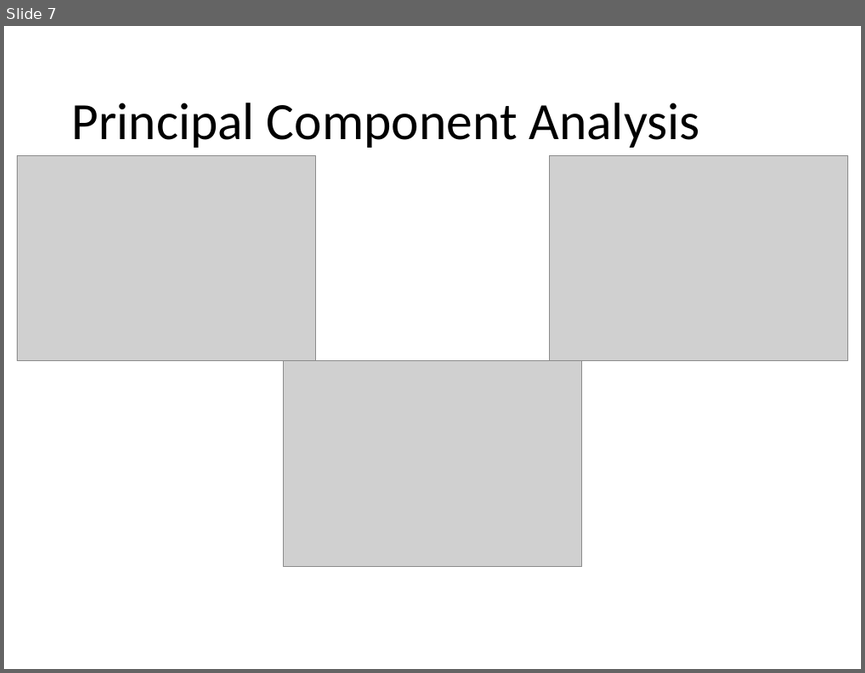
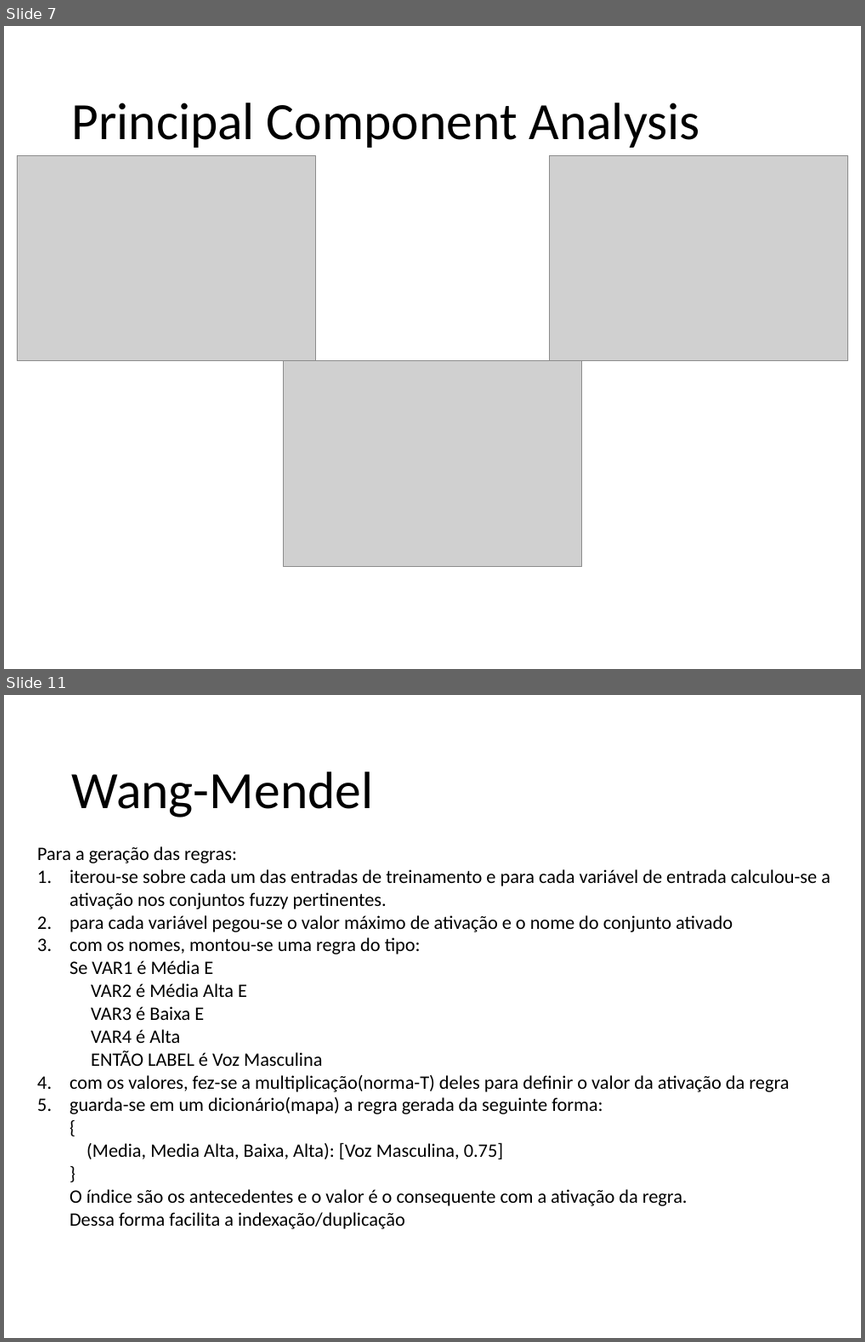
Before and after one commit to msc-johntheo/geral, a slide deck: disciplinas/fuzzy/john-trabalho-final.pptx. Shown one above the other, each under a label of ours: slide 7 before the commit, slides 7 and 11 after it; the slides between them are not shown. The pictures are 865x673 and 865x1342 pixels, drawn with LibreOffice and Linux fonts; fonts in the diff are those of the drawing; grey boxes stand for pictures; background and template pictures are left out. Boxes give left, top, right and bottom in pixels: in the first picture for what was removed or moved away, otherwise in the second. Text is boxed around its words. In the diff, an @@ line names an element or a change of style, - is before the commit and + after.

Commit message:
Adicionando demais notebooks para demais cenários

```diff
--- a/disciplinas/fuzzy/john-trabalho-final.pptx
+++ b/disciplinas/fuzzy/john-trabalho-final.pptx
@@ slide 11 added at [4,695,861,1338], background picture (left out) @@
@@ title added at [71,771,373,817], 44 pt, text #000000 @@
+Wang-Mendel
@@ text added at [37,846,830,1229], 16 pt, text #000000 @@
+Para a geração das regras:
+1. iterou-se sobre cada um das entradas de treinamento e para cada variável de entrada calculou-se a ativação nos conjuntos fuzzy pertinentes.
+2. para cada variável pegou-se o valor máximo de ativação e o nome do conjunto ativado
+3. com os nomes, montou-se uma regra do tipo:
+   Se VAR1 é Média E
+   VAR2 é Média Alta E
+   VAR3 é Baixa E
+   VAR4 é Alta
+   ENTÃO LABEL é Voz Masculina
+4. com os valores, fez-se a multiplicação(norma-T) deles para definir o valor da ativação da regra
+5. guarda-se em um dicionário(mapa) a regra gerada da seguinte forma:
+   {
+   (Media, Media Alta, Baixa, Alta): [Voz Masculina, 0.75]
+   }
+   O índice são os antecedentes e o valor é o consequente com a ativação da regra.
+   Dessa forma facilita a indexação/duplicação
```
Also in this commit, not shown: 8 other slides added, 5 other files.
